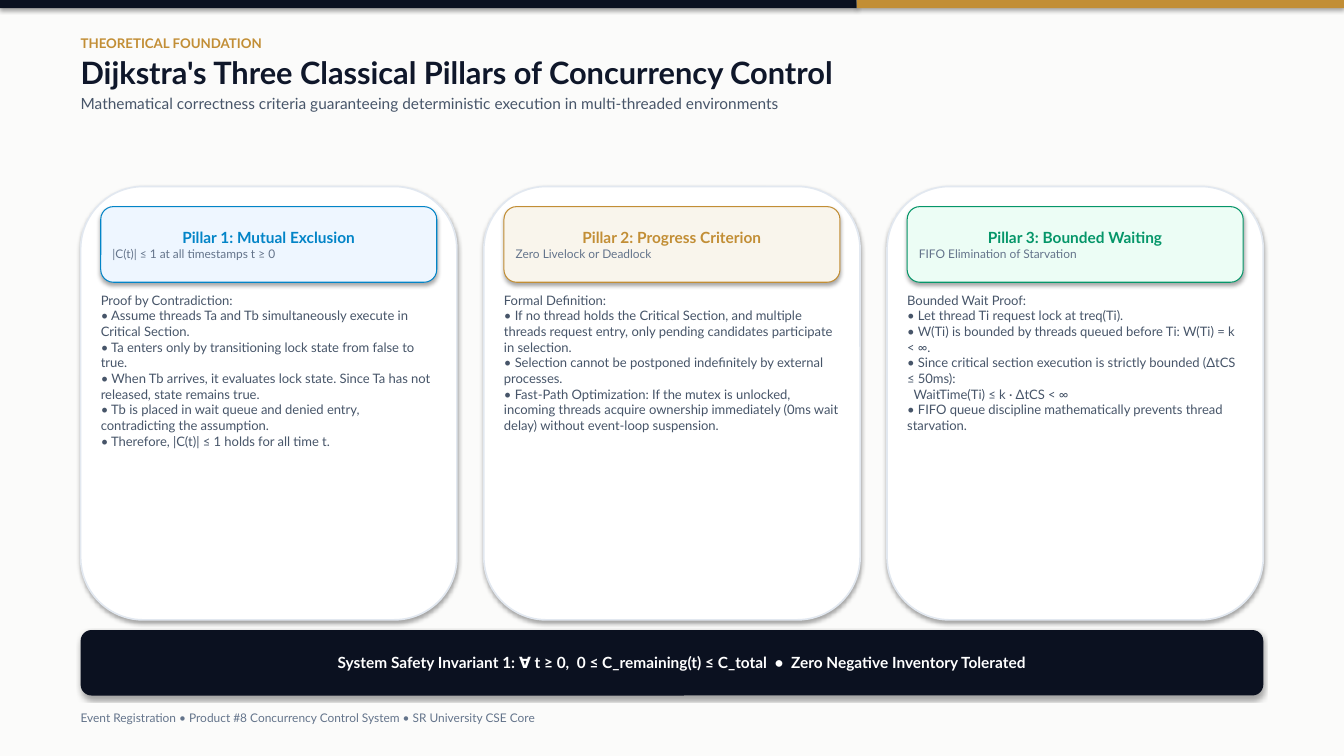
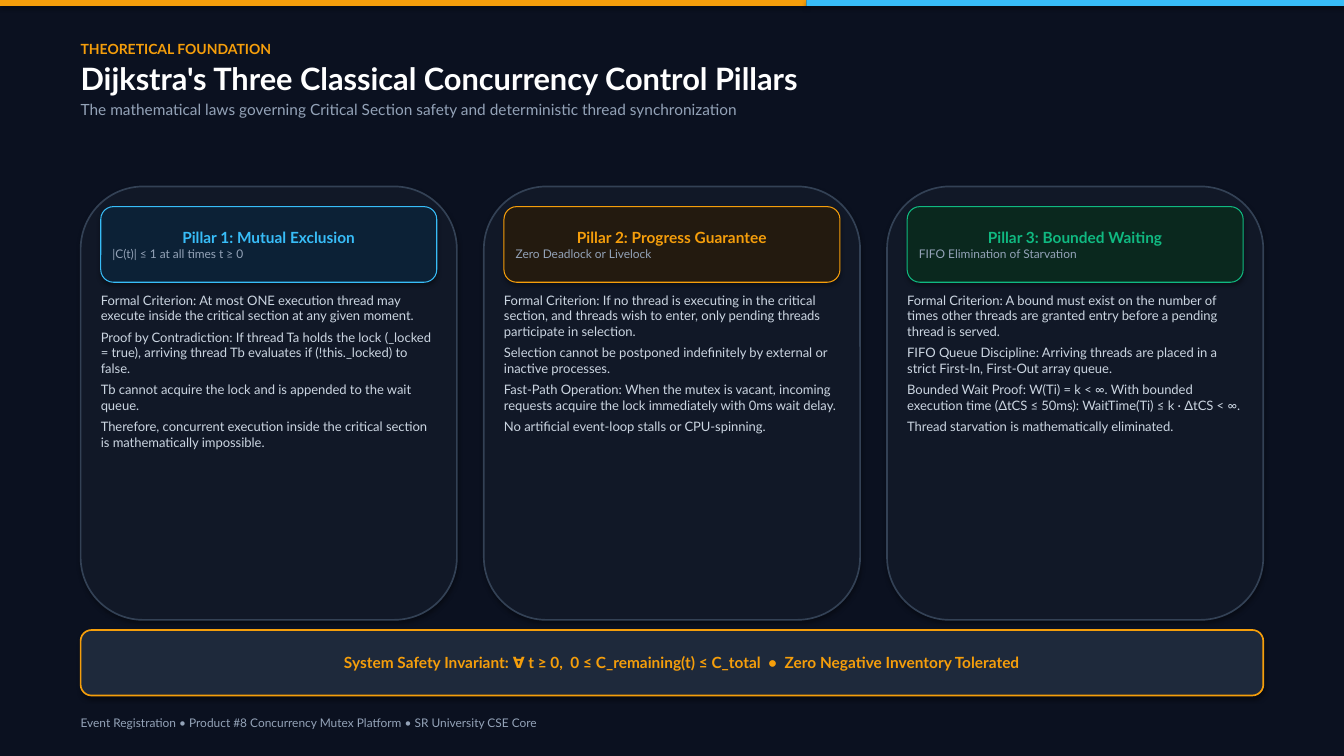
Before and after one commit to ShivaGanesh1080-ops/synnexa-os-concurrency, a slide deck: slide 3 of Event_Registration_OS_Product8_Presentation.pptx. Drawn at 1344x756 pixels with LibreOffice and Linux fonts; fonts in the diff are those of the drawing. Boxes give left, top, right and bottom in pixels: in the first picture for what was removed or moved away, otherwise in the second. Text is boxed around its words. In the diff, an @@ line names an element or a change of style, - is before the commit and + after.

Commit message:
feat(ppt): regenerate 10-slide obsidian luxury presentation deck matching web design system

```diff
--- a/Event_Registration_OS_Product8_Presentation.pptx
+++ b/Event_Registration_OS_Product8_Presentation.pptx
@@ rectangle at <box>0,0,1344,756</box>: fill #FBFBFA to #0B1120 @@
@@ rectangle: place and size @@
-rectangle at <box>0,0,857,8</box>
+rectangle at <box>0,0,807,6</box>
@@ rectangle at <box>0,0,807,6</box>: fill #0B1120 to #F59E0B @@
@@ rectangle: place and size @@
-rectangle at <box>857,0,1344,8</box>
+rectangle at <box>807,0,1344,6</box>
@@ rectangle at <box>807,0,1344,6</box>: fill #C28E35 to #38BDF8 @@
@@ text at <box>81,43,271,54</box>: size 9.5 to 10 pt, text colour #C28E35 to #F59E0B in "THEORETICAL FOUNDATION" @@
@@ text at <box>81,67,798,118</box>: text changed; text colour #475569 to #94A3B8 @@
-Dijkstra's Three Classical Pillars of Concurrency Control
-Mathematical correctness criteria guaranteeing deterministic execution in multi-threaded environments
+Dijkstra's Three Classical Concurrency Control Pillars
+The mathematical laws governing Critical Section safety and deterministic thread synchronization
@@ fill #FFFFFF to #111827; outline #E2E8F0 1.2 pt to #334155 1.2 pt in 3 elements at <box>484,187,860,620</box>, <box>887,187,1263,620</box>, <box>81,187,457,620</box> @@
@@ rounded rectangle "Pillar 1: Mutual Exclusion" at <box>101,207,437,282</box>: fill #EEF6FF to #0C2136; outline #0284C7 0.75 pt to #38BDF8 0.75 pt @@
@@ rounded rectangle "Pillar 2: Progress Guarantee" at <box>504,207,840,282</box>: fill #F9F5EC to #231A0F; outline #C28E35 0.75 pt to #F59E0B 0.75 pt @@
@@ rounded rectangle "Pillar 3: Bounded Waiting" at <box>907,207,1243,282</box>: text colour #059669 to #10B981 in "Pillar 3: Bounded Waiting"; text colour #64748B to #94A3B8 in "FIFO Elimination of Starvation"; fill #ECFDF5 to #0A281E; outline #059669 0.75 pt to #10B981 0.75 pt @@
@@ text in rounded rectangle at <box>182,231,355,243</box>: text colour #0284C7 to #38BDF8 in "Pillar 1: Mutual Exclusion" @@
@@ text in rounded rectangle at <box>516,231,767,258</box>: text changed; text colour #C28E35 to #F59E0B @@
-Pillar 2: Progress Criterion
-Zero Livelock or Deadlock
+Pillar 2: Progress Guarantee
+Zero Deadlock or Livelock
@@ text in rounded rectangle at <box>112,249,243,260</box>: text changed; text colour #64748B to #94A3B8 @@
-|C(t)| ≤ 1 at all timestamps t ≥ 0
+|C(t)| ≤ 1 at all times t ≥ 0
@@ text at <box>101,295,427,449</box>: text changed; text colour #475569 to #CBD5E1 @@
-Proof by Contradiction:
-• Assume threads Ta and Tb simultaneously execute in Critical Section.
-• Ta enters only by transitioning lock state from false to true.
-• When Tb arrives, it evaluates lock state. Since Ta has not released, state remains true.
-• Tb is placed in wait queue and denied entry, contradicting the assumption.
-• Therefore, |C(t)| ≤ 1 holds for all time t.
+Formal Criterion: At most ONE execution thread may execute inside the critical section at any given moment.
+Proof by Contradiction: If thread Ta holds the lock (_locked = true), arriving thread Tb evaluates if (!this._locked) to false.
+Tb cannot acquire the lock and is appended to the wait queue.
+Therefore, concurrent execution inside the critical section is mathematically impossible.
@@ text at <box>504,295,836,434</box>: text changed; text colour #475569 to #CBD5E1 @@
-Formal Definition:
-• If no thread holds the Critical Section, and multiple threads request entry, only pending candidates participate in selection.
-• Selection cannot be postponed indefinitely by external processes.
-• Fast-Path Optimization: If the mutex is unlocked, incoming threads acquire ownership immediately (0ms wait delay) without event-loop suspension.
+Formal Criterion: If no thread is executing in the critical section, and threads wish to enter, only pending threads participate in selection.
+Selection cannot be postponed indefinitely by external or inactive processes.
+Fast-Path Operation: When the mutex is vacant, incoming requests acquire the lock immediately with 0ms wait delay.
+No artificial event-loop stalls or CPU-spinning.
@@ text at <box>907,295,1218,433</box>: text changed; text colour #475569 to #CBD5E1 @@
-Bounded Wait Proof:
-• Let thread Ti request lock at treq(Ti).
-• W(Ti) is bounded by threads queued before Ti: W(Ti) = k < ∞.
-• Since critical section execution is strictly bounded (ΔtCS ≤ 50ms):
-WaitTime(Ti) ≤ k · ΔtCS < ∞
-• FIFO queue discipline mathematically prevents thread starvation.
+Formal Criterion: A bound must exist on the number of times other threads are granted entry before a pending thread is served.
+FIFO Queue Discipline: Arriving threads are placed in a strict First-In, First-Out array queue.
+Bounded Wait Proof: W(Ti) = k < ∞. With bounded execution time (ΔtCS ≤ 50ms): WaitTime(Ti) ≤ k · ΔtCS < ∞.
+Thread starvation is mathematically eliminated.
@@ rounded rectangle "System Safety Invariant: ∀ t ..." at <box>81,630,1263,696</box>: fill #0B1120 to #1E293B; outline none to #F59E0B 1.2 pt @@
@@ text in rounded rectangle at <box>344,656,1019,671</box>: text changed; text colour #FFFFFF to #F59E0B @@
-System Safety Invariant 1: ∀ t ≥ 0, 0 ≤ C_remaining(t) ≤ C_total • Zero Negative Inventory Tolerated
+System Safety Invariant: ∀ t ≥ 0, 0 ≤ C_remaining(t) ≤ C_total • Zero Negative Inventory Tolerated
@@ text at <box>81,718,537,729</box>: text changed; text colour #64748B to #94A3B8 @@
-Event Registration • Product #8 Concurrency Control System • SR University CSE Core
+Event Registration • Product #8 Concurrency Mutex Platform • SR University CSE Core
```
Also in this commit, not shown: 8 other slides changed, 1 slide added, 1 slide removed, 10 other files.
